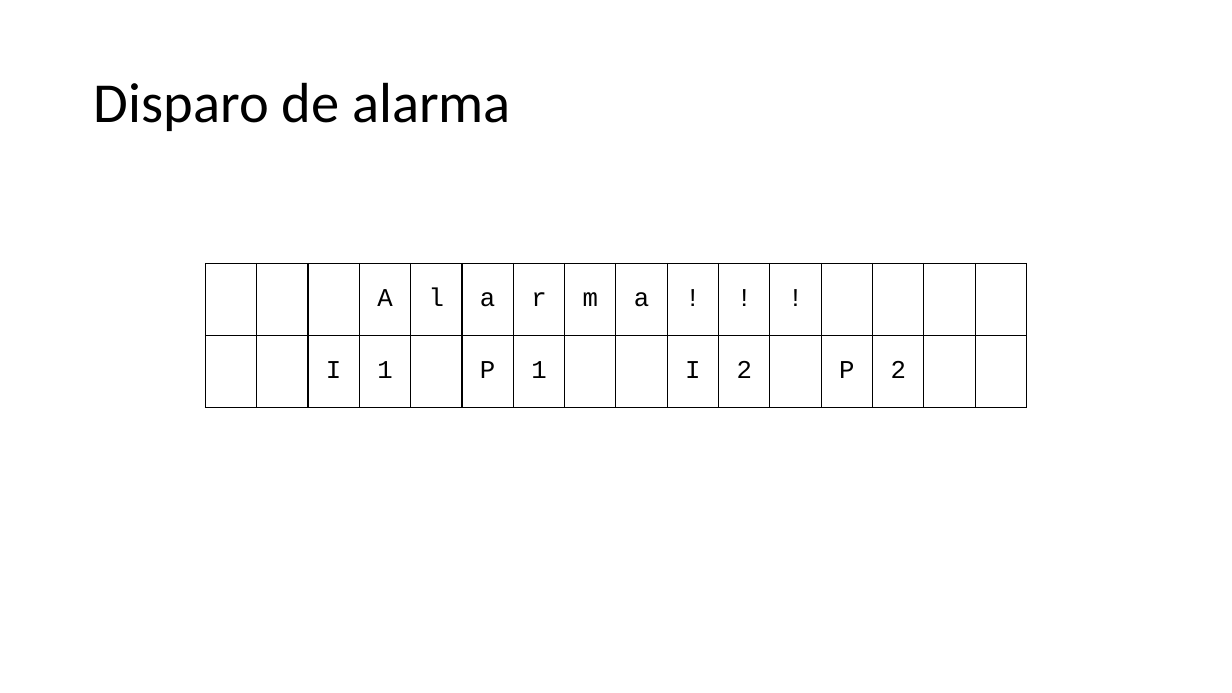
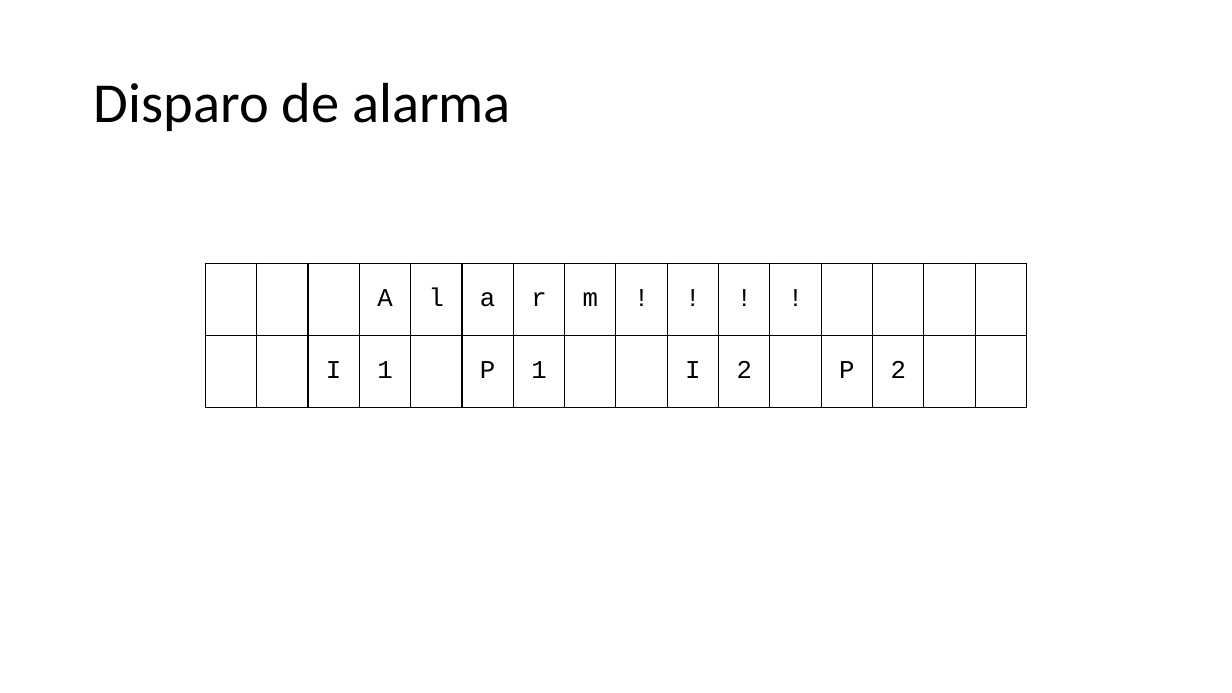
Before and after one commit to JaviHorta/firmware, a slide deck: slide 11 of menus sistema de alarma.pptx (slide 9 before the commit). Drawn at 1232x693 pixels with LibreOffice and Linux fonts; fonts in the diff are those of the drawing. Boxes give left, top, right and bottom in pixels: in the first picture for what was removed or moved away, otherwise in the second. Text is boxed around its words. In the diff, an @@ line names an element or a change of style, - is before the commit and + after.

```diff
--- a/menus sistema de alarma.pptx
+++ b/menus sistema de alarma.pptx
@@ table at [205, 263, 1033, 408] @@
-row 1, column 9: a
+row 1, column 9: !
```
Also in this commit, not shown: 7 other slides changed, 2 slides added, 1 other file.
